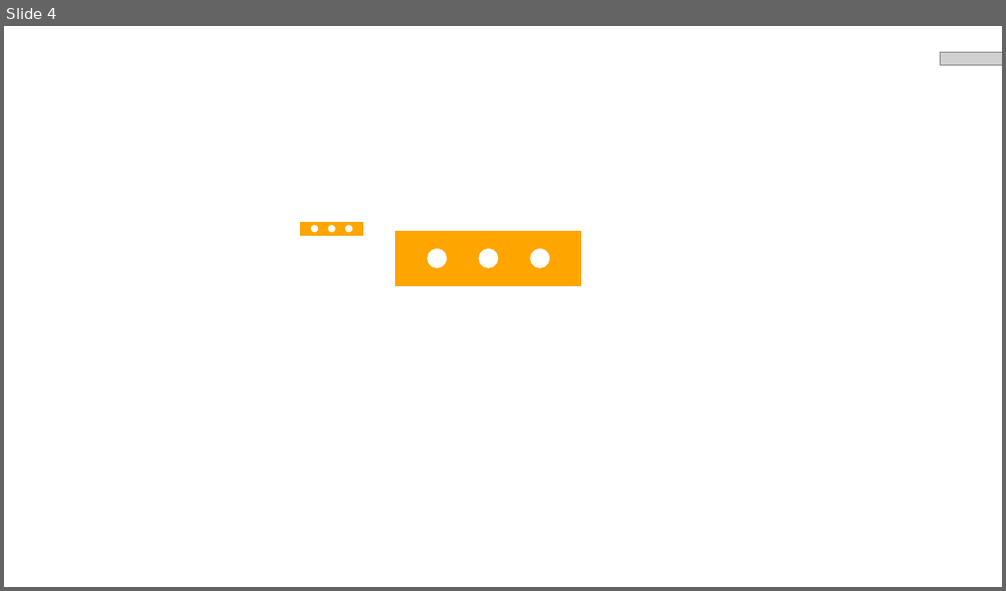
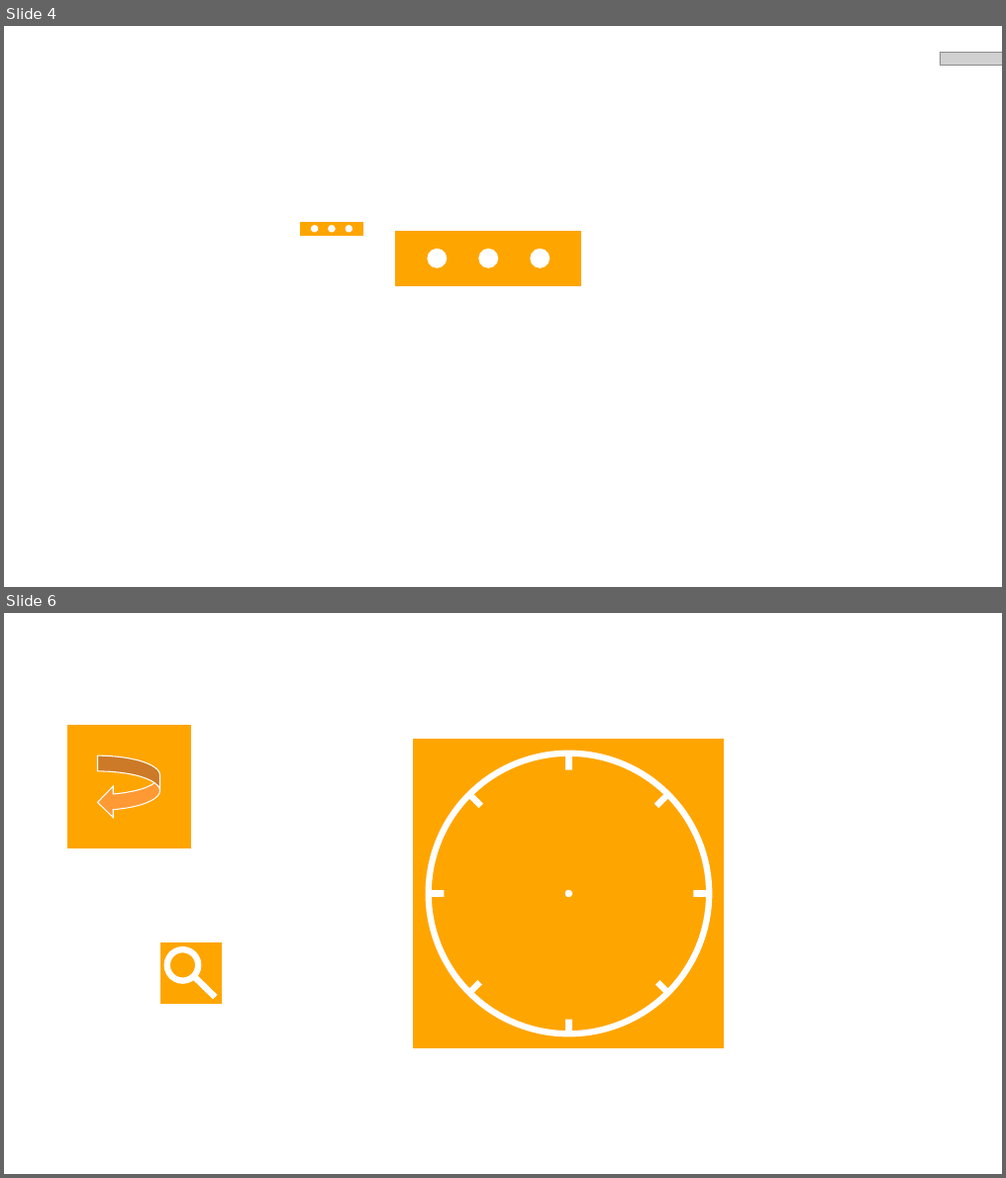
Before and after one commit to nicolasmf/The-Kitchen-Project, a slide deck: docs/icons.pptx. Shown one above the other, each under a label of ours: slide 4 before the commit, slides 4 and 6 after it; the slides between them are not shown. The pictures are 1006x591 and 1006x1178 pixels, drawn with LibreOffice and Linux fonts; fonts in the diff are those of the drawing; grey boxes stand for pictures. Boxes give left, top, right and bottom in pixels: in the first picture for what was removed or moved away, otherwise in the second. Text is boxed around its words. In the diff, an @@ line names an element or a change of style, - is before the commit and + after.

```diff
--- a/docs/icons.pptx
+++ b/docs/icons.pptx
@@ slide 6 added at (4, 613, 1002, 1174), background #FFFFFF @@
@@ rectangle added at (67, 725, 192, 850), fill #FFA500, outline #FFFFFF 1 pt @@
@@ curved left arrow added at (98, 756, 159, 818), fill #FF9933, outline #FFFFFF 1 pt @@
@@ group added at (413, 738, 725, 1051): 4 lines, 3 ellipses, 1 rectangle @@
@@ rectangle added at (159, 943, 222, 1004), fill #FFA500, outline #FFFFFF 1 pt @@
@@ ellipse added at (167, 950, 199, 981), outline #FFFFFF 6 pt @@
@@ line added from (194, 977) to (215, 997), #FFFFFF 6 pt @@
```
Also in this commit, not shown: 2 other slides added, 1 slide removed, 9 other files.
